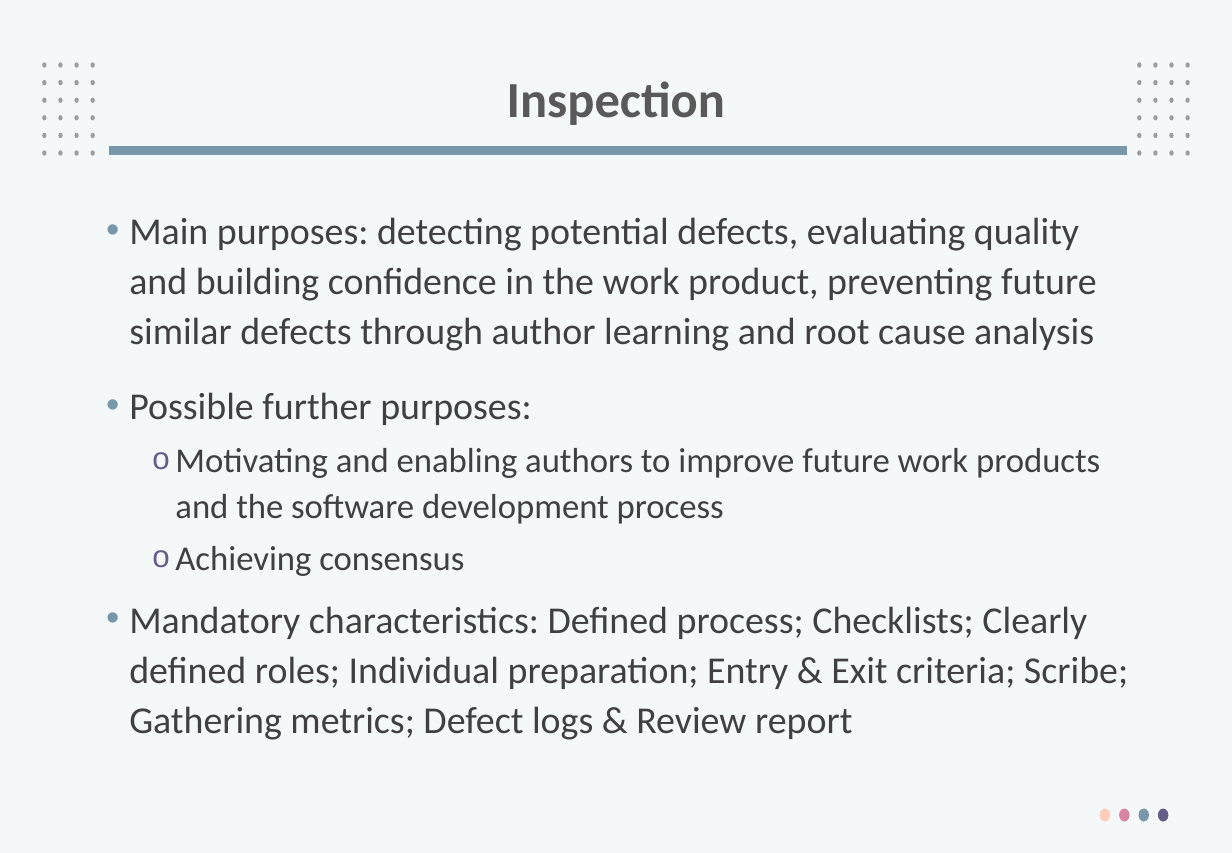
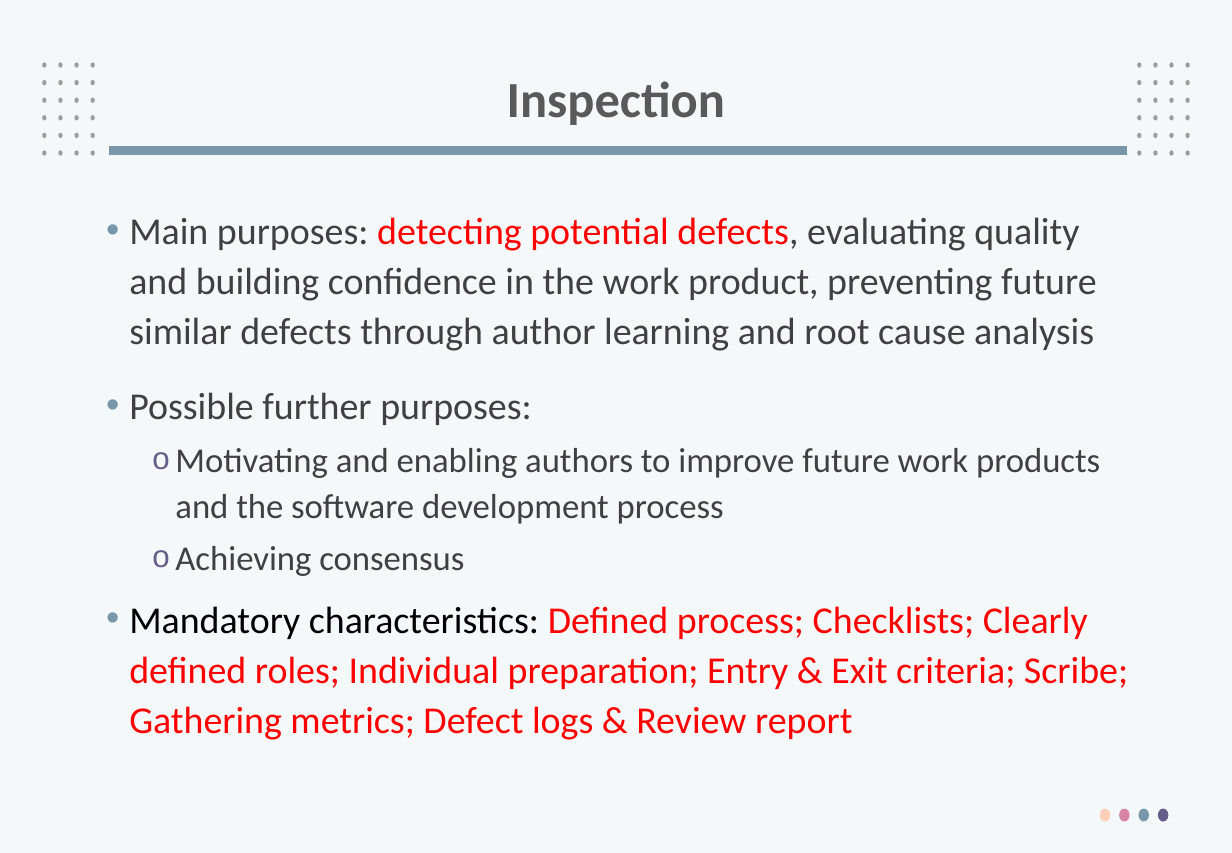
Before and after one commit to PhanManh2003/Specialization, a slide deck: slide 44 of 24_fall/SWT301/Slide 2018/SWT3_tim.pptx. Drawn at 1232x853 pixels with LibreOffice and Linux fonts; fonts in the diff are those of the drawing; background and template pictures are left out. Boxes give left, top, right and bottom in pixels: in the first picture for what was removed or moved away, otherwise in the second. Text is boxed around its words. In the diff, an @@ line names an element or a change of style, - is before the commit and + after.

```diff
--- a/24_fall/SWT301/Slide 2018/SWT3_tim.pptx
+++ b/24_fall/SWT301/Slide 2018/SWT3_tim.pptx
@@ text at <box>129,217,1128,740</box>: text colour #404040 to #FF0000 in "detecting potential defects,", "Defined process; Checklists; Clearly defined roles; Individu ..."; text colour #404040 to #000000 in "Mandatory characteristics:" @@
```
Also in this commit, not shown: 30 other slides changed, 2 other files.
